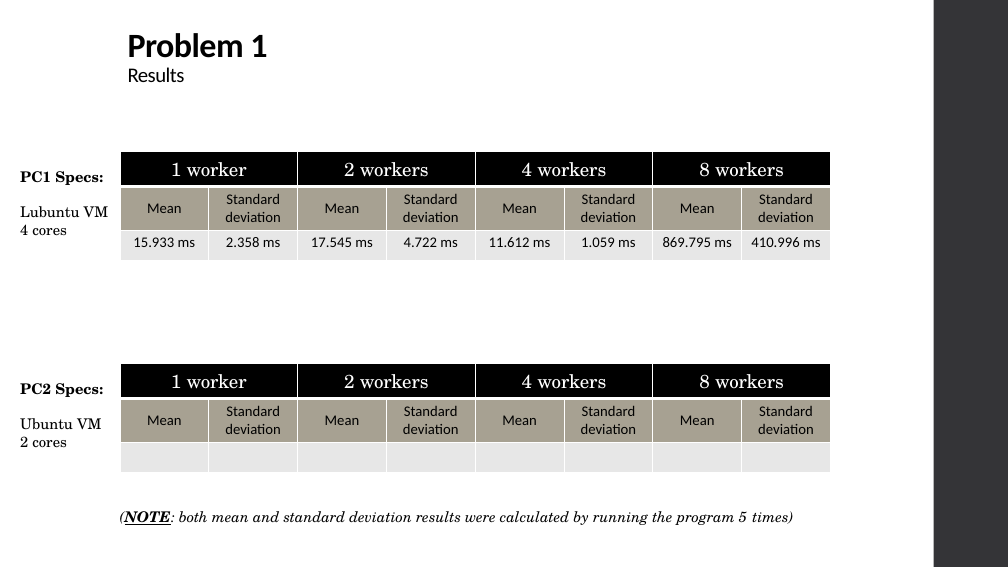
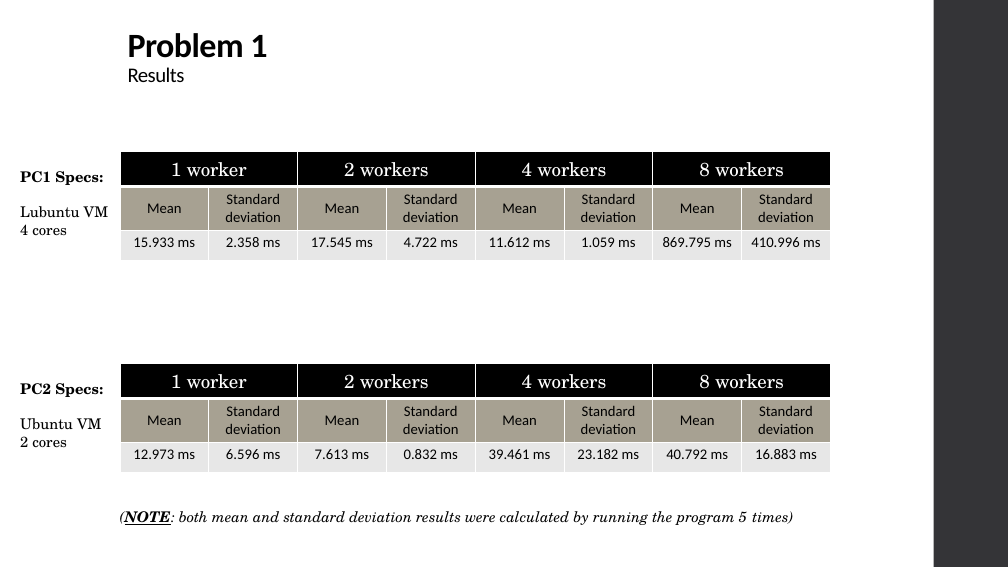
Before and after one commit to xL1fer/CLE_2022_2023, a slide deck: slide 3 of CLE2_T3G5/present.pptx. Drawn at 1008x567 pixels with LibreOffice and Linux fonts; fonts in the diff are those of the drawing. Boxes give left, top, right and bottom in pixels: in the first picture for what was removed or moved away, otherwise in the second. Text is boxed around its words. In the diff, an @@ line names an element or a change of style, - is before the commit and + after.

Commit message:
added time results

```diff
--- a/CLE2_T3G5/present.pptx
+++ b/CLE2_T3G5/present.pptx
@@ table at box(120, 364, 828, 468) @@
-row 3:  |  |  |  |  |  |  | 
+row 3: 12.973 ms | 6.596 ms | 7.613 ms | 0.832 ms | 39.461 ms | 23.182 ms | 40.792 ms | 16.883 ms
```
Also in this commit, not shown: 1 other slide changed, 4 other files.
